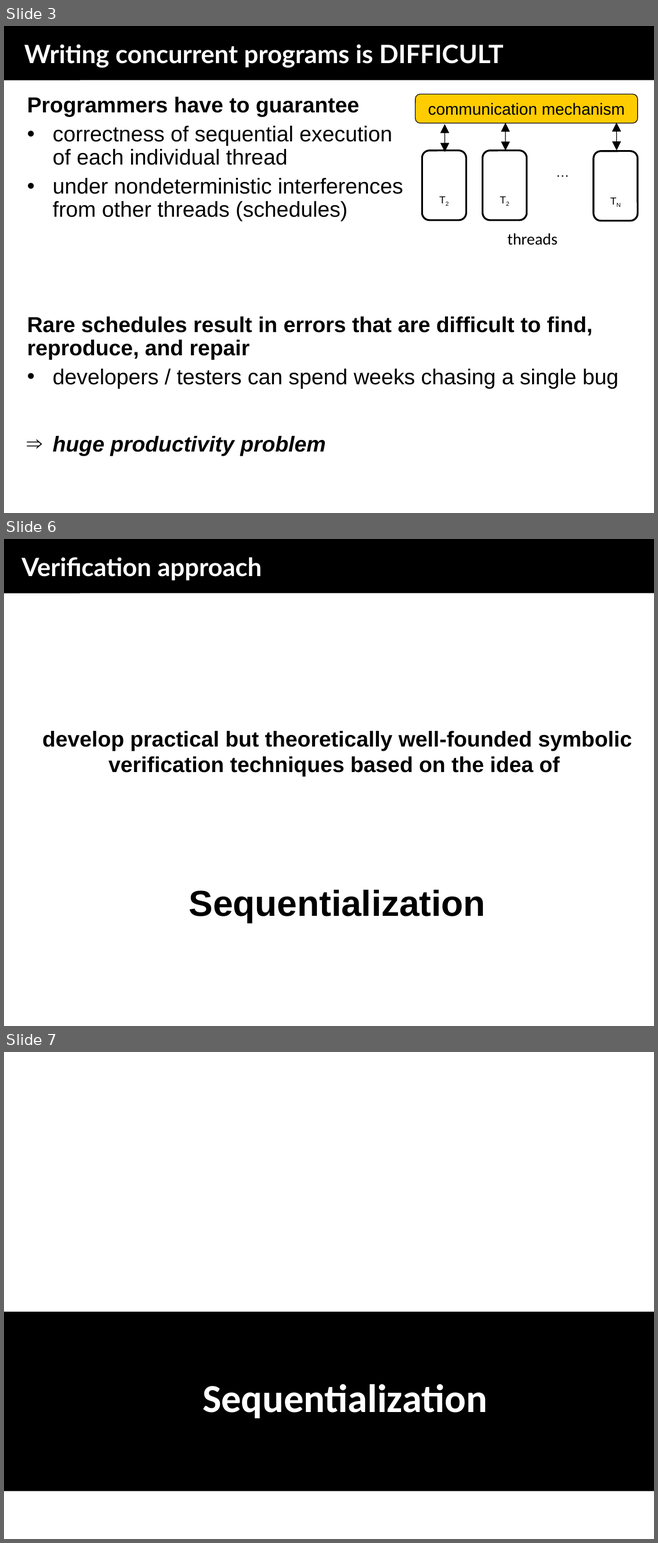
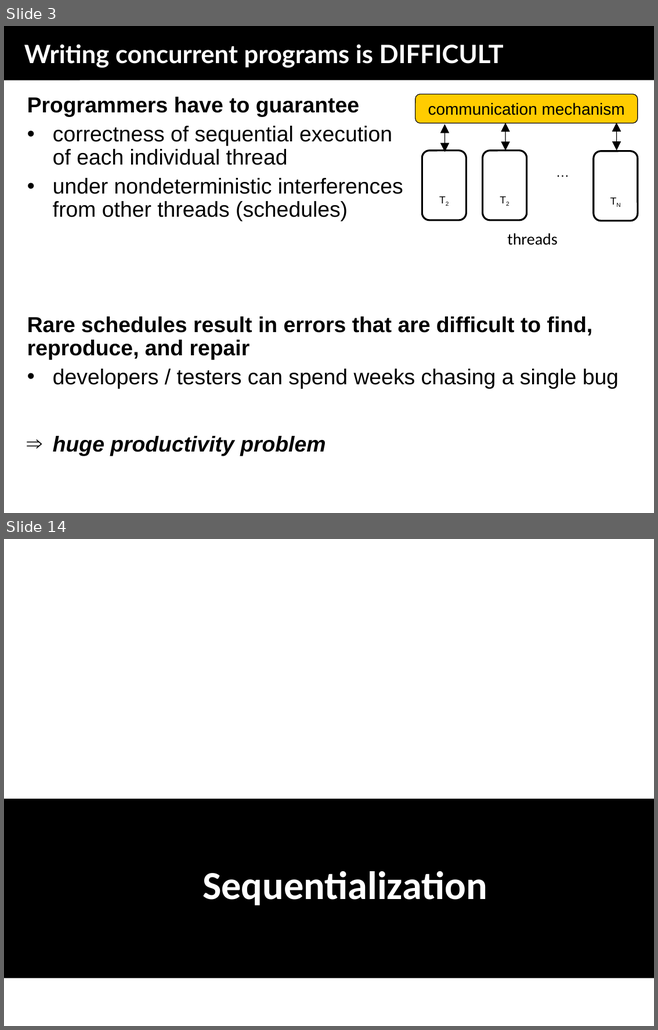
Before and after one commit to menesro/mpri, a slide deck: lecture3/sequentializations.ppt. Shown one above the other, each under a label of ours: slides 3, 6 and 7 before the commit, slides 3 and 14 after it; the slides between them are not shown. The pictures are 658x1543 and 658x1030 pixels, drawn with LibreOffice and Linux fonts; fonts in the diff are those of the drawing. Boxes give left, top, right and bottom in pixels: in the first picture for what was removed or moved away, otherwise in the second. Text is boxed around its words. In the diff, an @@ line names an element or a change of style, - is before the commit and + after.

Commit message:
added theory to sequentializations

```diff
--- a/lecture3/sequentializations.ppt
+++ b/lecture3/sequentializations.ppt
@@ slide 6 removed at [4,539,654,1026], background #FFFFFF; not listed: 1 template element that a slide beside it also shows @@
@@ title removed at [4,539,654,593] @@
-Verification approach
@@ text removed at [42,731,632,922] @@
-develop practical but theoretically well-founded symbolic verification techniques based on the idea of
-Sequentialization
@@ what was slide 7 is now slide 14 @@
```
Also in this commit, not shown: 8 slides added, 1 other slide removed.
